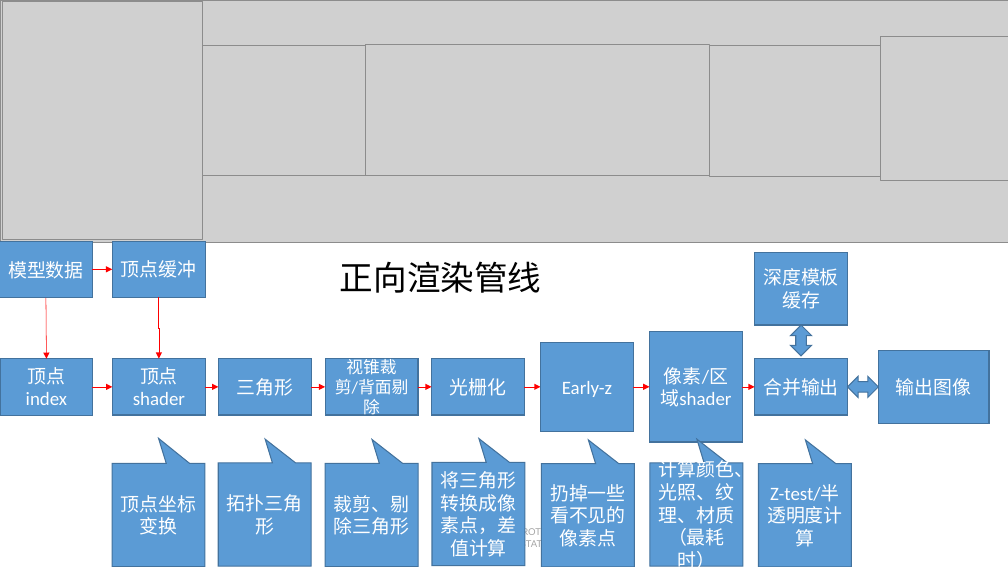
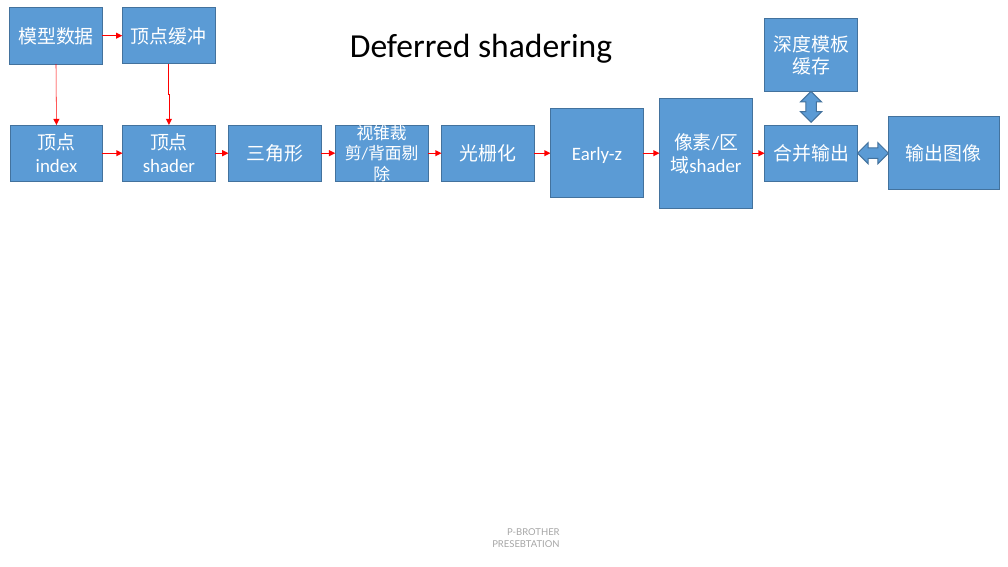
Before and after one commit to Tianji95/CG_learning_note, a slide deck: slide 3 of UE5_ppt/nanite简析.pptx. Drawn at 1008x567 pixels with LibreOffice and Linux fonts; fonts in the diff are those of the drawing; grey boxes stand for pictures; background and template pictures are left out. Boxes give left, top, right and bottom in pixels: in the first picture for what was removed or moved away, otherwise in the second. Text is boxed around its words. In the diff, an @@ line names an element or a change of style, - is before the commit and + after.

```diff
--- a/UE5_ppt/nanite简析.pptx
+++ b/UE5_ppt/nanite简析.pptx
@@ picture removed at box(0, 0, 1008, 243) @@
@@ picture removed at box(2, 2, 202, 239) @@
@@ arrow moved from (92, 387) - (113, 387) to (103, 36) - (123, 36) @@
@@ picture removed at box(203, 45, 366, 175) @@
@@ text added at box(350, 33, 612, 63), 32 pt, text #000000 @@
+Deferred shadering
@@ picture removed at box(366, 45, 709, 175) @@
@@ picture removed at box(709, 45, 881, 176) @@
@@ picture removed at box(881, 36, 1008, 180) @@
@@ 12 rectangles, 7 arrows, 2 up down arrows, 1 elbow arrow: place and size @@
-12 rectangles, 7 arrows, 2 up down arrows, 1 elbow arrow at box(0, 241, 989, 442)
+12 rectangles, 7 arrows, 2 up down arrows, 1 elbow arrow at box(10, 8, 999, 209)
@@ arrow moved from (92, 269) - (112, 269) to (103, 154) - (123, 154) @@
@@ text removed at box(340, 261, 542, 293) @@
-正向渲染管线
@@ speech box removed at box(112, 464, 205, 567) @@
-顶点坐标变换
@@ speech box removed at box(219, 463, 312, 566) @@
-拓扑三角形
@@ speech box removed at box(325, 464, 418, 567) @@
-裁剪、剔除三角形
@@ speech box removed at box(432, 463, 525, 566) @@
-将三角形转换成像素点，差值计算
@@ speech box removed at box(541, 464, 634, 567) @@
-扔掉一些看不见的像素点
@@ speech box removed at box(650, 463, 743, 566) @@
-计算颜色、光照、纹理、材质（最耗时）
@@ speech box removed at box(758, 464, 851, 567) @@
-Z-test/半透明度计算
```
Also in this commit, not shown: 4 other slides changed, 8 slides added, 3 slides removed.
